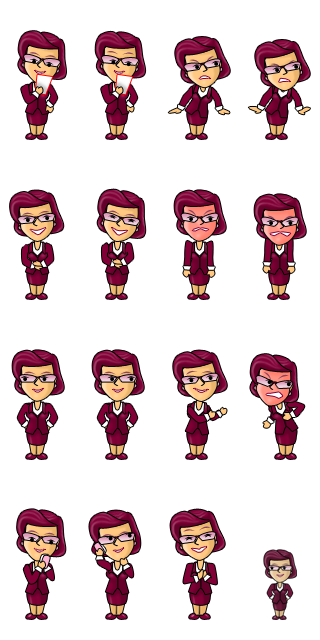
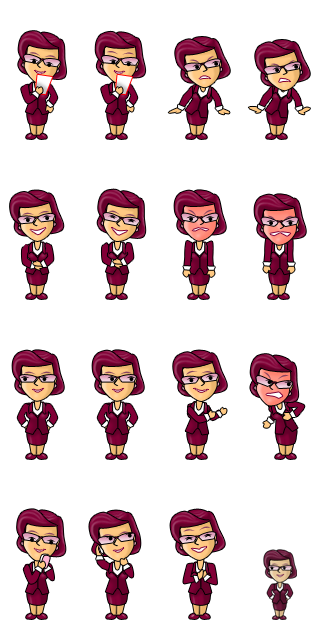
Layers edited between the first and the second 320 × 640 image:
painted on "Слой 49" over [93, 541, 112, 571]
